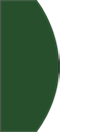
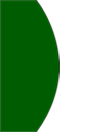
Layer changes from the first (96, 132) image to the second:
painted on "Layer 2" over [left=0, top=0, right=60, bottom=132]
